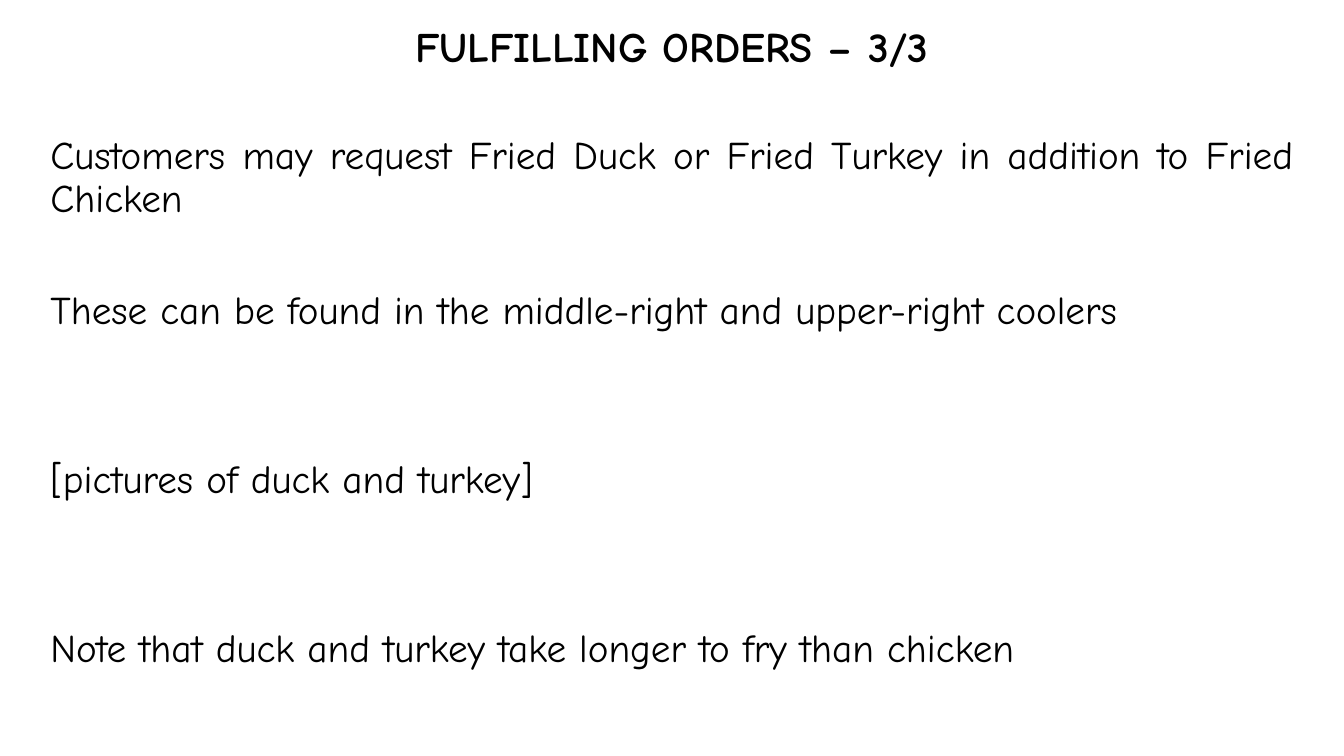
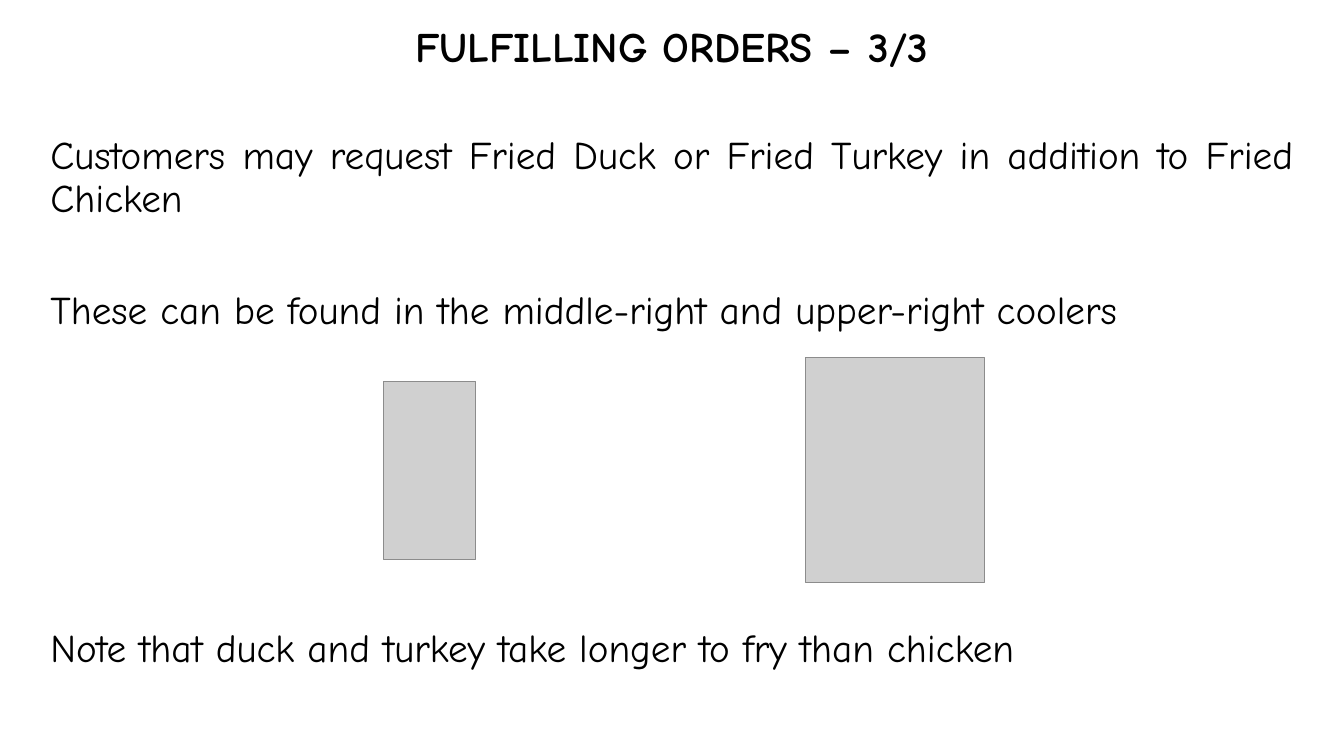
Before and after one commit to hwaet/LD48, a slide deck: slide 8 of Assets/Instructions/Source.pptx. Drawn at 1344x756 pixels with LibreOffice and Linux fonts; fonts in the diff are those of the drawing; grey boxes stand for pictures. Boxes give left, top, right and bottom in pixels: in the first picture for what was removed or moved away, otherwise in the second. Text is boxed around its words. In the diff, an @@ line names an element or a change of style, - is before the commit and + after.

```diff
--- a/Assets/Instructions/Source.pptx
+++ b/Assets/Instructions/Source.pptx
@@ picture added at (806,358,984,583) @@
@@ picture added at (383,381,476,560) @@
@@ text at (50,461,532,501): paragraph removed @@
-[pictures of duck and turkey]
```
Also in this commit, not shown: 9 other slides changed.
